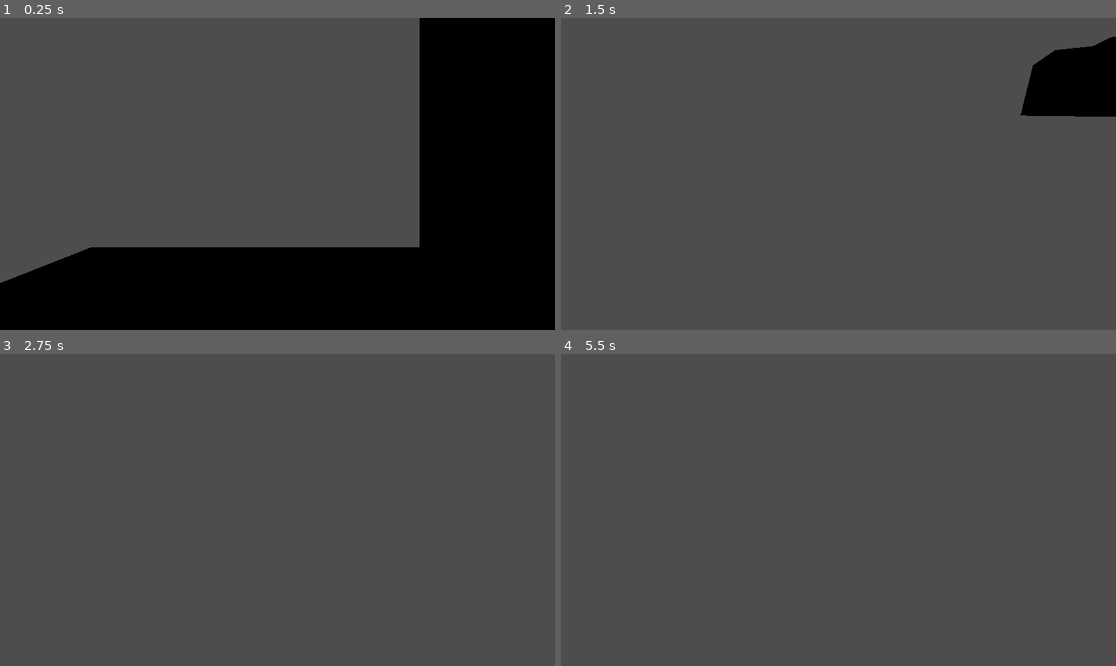
Above: before the commit, frames 1-4 (two rows, left to right).
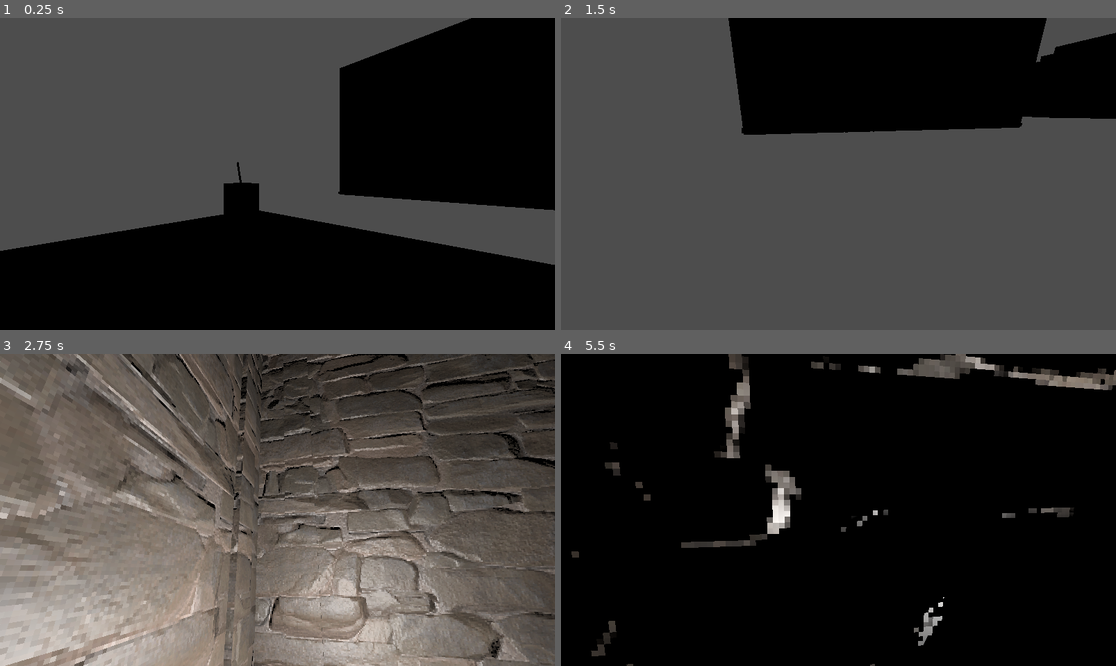
Above: after the commit, the same moments.

Repository: L-Moriniere/3D-game-test
Game: Godot game, scene res://Scenes/TestScene.tscn
The game is run twice, just before and just after one commit, with the same random seed, the same clock (stepped at 60 frames per second) and the same inputs.
Inputs (mouse positions are in pixels of both pictures, inside the frame that each line leads up to):
- Up to frame 1 (0.25 s): no input
- Up to frame 2 (1.5 s): tap Enter (ui_accept) at 0.5, 0.77 s; move the mouse to (810, 236) at 0.52 s; hold E (Interact) 0.53-1.28 s; hold W (MoveForward) from 0.53 s (still down); move the mouse to (1005, 220) at 1.27 s; tap Ctrl (Crouch) at 1.35 s
- Up to frame 3 (2.75 s): tap Enter (ui_accept) at 1.52 s; tap E (Interact) at 1.55 s; move the mouse to (111, 463) at 2.02 s; release W (MoveForward) at 2.03 s; hold A (MoveLeft) from 2.03 s (still down); hold E (Interact) from 2.03 s (still down); tap F (Flashlight) at 2.1 s
- Up to frame 4 (5.5 s): move the mouse to (866, 510) at 2.77 s; release E (Interact) at 2.78 s; tap E (Interact) at 2.85, 4.55 s; tap Enter (ui_accept) at 3.02, 3.77, 4.25, 4.52 s; move the mouse to (755, 432) at 3.52 s; release A (MoveLeft) at 3.53 s; hold S (MoveBackward) 3.53-4.28 s; hold E (Interact) 3.53-4.28 s; move the mouse to (960, 494) at 4.27 s; hold D (MoveRight) 4.28-5.03 s; tap Ctrl (Crouch) at 4.35 s; move the mouse to (727, 525) at 5.02 s; hold W (MoveForward) from 5.03 s (still down); hold E (Interact) from 5.03 s (still down); tap F (Flashlight) at 5.1 s

The runs differ from the first frame. In frame 1, 17% of the frame differs, in the area x 0-100%, y 0-85%; in frame 2, 20%; in frame 3, 71%; in frame 4, 98%, in the area x 0-100%, y 0-100%.

Commit message:
Lever + interact
Added a lever to enter the start room and interactor and interactable components

Diff:
--- a/Scenes/Character.tscn
+++ b/Scenes/Character.tscn
@@ -1,6 +1,7 @@
-[gd_scene load_steps=11 format=3 uid="uid://354ptsg0qbj3"]
+[gd_scene load_steps=13 format=3 uid="uid://354ptsg0qbj3"]
 
 [ext_resource type="Script" path="res://Scripts/Character.gd" id="1_21k54"]
+[ext_resource type="PackedScene" uid="uid://c5df0rxvm4krl" path="res://System/Interaction/PlayerInteractor.tscn" id="2_pnpyy"]
 
 [sub_resource type="CapsuleMesh" id="CapsuleMesh_dx2gn"]
 
@@ -9,6 +10,9 @@
 height = 1.14611
 
 [sub_resource type="CapsuleShape3D" id="CapsuleShape3D_15vg7"]
+
+[sub_resource type="BoxShape3D" id="BoxShape3D_h1b0o"]
+size = Vector3(1.34241, 1.96008, 1.995)
 
 [sub_resource type="Animation" id="Animation_xewc8"]
 length = 0.001
@@ -318,6 +322,14 @@
 [node name="Camera3D" type="Camera3D" parent="."]
 transform = Transform3D(1, 0, 0, 0, 1, 0, 0, 0, 1, 0, 0.633453, -0.172303)
 
+[node name="PlayerInteractor" parent="Camera3D" node_paths=PackedStringArray("player") instance=ExtResource("2_pnpyy")]
+transform = Transform3D(1, 0, 0, 0, 1, 0, 0, 0, 1, 0, -0.633453, 0.172303)
+player = NodePath("../..")
+
+[node name="CollisionShape3D" parent="Camera3D/PlayerInteractor" index="0"]
+transform = Transform3D(1, 0, 0, 0, 1, 0, 0, 0, 1, 0.03302, 0.155823, -0.497494)
+shape = SubResource("BoxShape3D_h1b0o")
+
 [node name="AnimationPlayer" type="AnimationPlayer" parent="."]
 libraries = {
 "": SubResource("AnimationLibrary_k3oe0")
@@ -327,3 +339,5 @@
 [node name="Lantern" type="OmniLight3D" parent="."]
 transform = Transform3D(1, 0, 0, 0, 1, 0, 0, 0, 1, 0.32158, 0.175313, -0.748307)
 light_energy = 0.0
+
+[editable path="Camera3D/PlayerInteractor"]
--- a/Scenes/DunGen.tscn
+++ b/Scenes/DunGen.tscn
@@ -23,7 +23,6 @@
 }
 
 [node name="DunMesh" type="Node3D" parent="."]
-transform = Transform3D(1, 0, 0, 0, 1, 0, 0, 0, 1, 0.191599, -0.234858, -0.363989)
 script = ExtResource("3_rrhih")
 grid_map_path = NodePath("../GridMap")
 
--- /dev/null
+++ b/Scenes/Lever.tscn
@@ -0,0 +1,264 @@
+[gd_scene load_steps=11 format=3 uid="uid://cfs2ucf44y5og"]
+
+[ext_resource type="Script" path="res://Scripts/lever.gd" id="1_bces0"]
+[ext_resource type="Material" uid="uid://djxm6j1cm3mhi" path="res://Models/walls.tres" id="2_l4tsv"]
+[ext_resource type="PackedScene" uid="uid://ft81uo6qvpnt" path="res://System/Interaction/Interactable.tscn" id="2_y6t4p"]
+[ext_resource type="Material" path="res://Models/floor.tres" id="3_thks4"]
+
+[sub_resource type="Animation" id="Animation_bhjq4"]
+length = 0.001
+tracks/0/type = "bezier"
+tracks/0/imported = false
+tracks/0/enabled = true
+tracks/0/path = NodePath("CSGCylinder3D:position:x")
+tracks/0/interp = 1
+tracks/0/loop_wrap = true
+tracks/0/keys = {
+"handle_modes": PackedInt32Array(0),
+"points": PackedFloat32Array(0.005, -0.25, 0, 0.25, 0),
+"times": PackedFloat32Array(0)
+}
+tracks/1/type = "bezier"
+tracks/1/imported = false
+tracks/1/enabled = true
+tracks/1/path = NodePath("CSGCylinder3D:position:y")
+tracks/1/interp = 1
+tracks/1/loop_wrap = true
+tracks/1/keys = {
+"handle_modes": PackedInt32Array(0),
+"points": PackedFloat32Array(0.35, -0.25, 0, 0.25, 0),
+"times": PackedFloat32Array(0)
+}
+tracks/2/type = "bezier"
+tracks/2/imported = false
+tracks/2/enabled = true
+tracks/2/path = NodePath("CSGCylinder3D:position:z")
+tracks/2/interp = 1
+tracks/2/loop_wrap = true
+tracks/2/keys = {
+"handle_modes": PackedInt32Array(0),
+"points": PackedFloat32Array(-0.04, -0.25, 0, 0.25, 0),
+"times": PackedFloat32Array(0)
+}
+tracks/3/type = "bezier"
+tracks/3/imported = false
+tracks/3/enabled = true
+tracks/3/path = NodePath("CSGCylinder3D:rotation:x")
+tracks/3/interp = 1
+tracks/3/loop_wrap = true
+tracks/3/keys = {
+"handle_modes": PackedInt32Array(0),
+"points": PackedFloat32Array(-0.254818, -0.25, 0, 0.25, 0),
+"times": PackedFloat32Array(0)
+}
+tracks/4/type = "bezier"
+tracks/4/imported = false
+tracks/4/enabled = true
+tracks/4/path = NodePath("CSGCylinder3D:rotation:y")
+tracks/4/interp = 1
+tracks/4/loop_wrap = true
+tracks/4/keys = {
+"handle_modes": PackedInt32Array(0),
+"points": PackedFloat32Array(0, -0.25, 0, 0.25, 0),
+"times": PackedFloat32Array(0)
+}
+tracks/5/type = "bezier"
+tracks/5/imported = false
+tracks/5/enabled = true
+tracks/5/path = NodePath("CSGCylinder3D:rotation:z")
+tracks/5/interp = 1
+tracks/5/loop_wrap = true
+tracks/5/keys = {
+"handle_modes": PackedInt32Array(0),
+"points": PackedFloat32Array(0, -0.25, 0, 0.25, 0),
+"times": PackedFloat32Array(0)
+}
+
+[sub_resource type="Animation" id="Animation_wy4qo"]
+resource_name = "action"
+length = 2.0
+tracks/0/type = "bezier"
+tracks/0/imported = false
+tracks/0/enabled = true
+tracks/0/path = NodePath("CSGCylinder3D:position:x")
+tracks/0/interp = 1
+tracks/0/loop_wrap = true
+tracks/0/keys = {
+"handle_modes": PackedInt32Array(0, 0),
+"points": PackedFloat32Array(0.005, -0.25, 0, 0.25, 0, 0.005, -0.25, 0, 0.25, 0),
+"times": PackedFloat32Array(0, 2)
+}
+tracks/1/type = "bezier"
+tracks/1/imported = false
+tracks/1/enabled = true
+tracks/1/path = NodePath("CSGCylinder3D:position:y")
+tracks/1/interp = 1
+tracks/1/loop_wrap = true
+tracks/1/keys = {
+"handle_modes": PackedInt32Array(0, 0),
+"points": PackedFloat32Array(0.35, -0.25, 0, 0.25, 0, 0.35, -0.25, 0, 0.25, 0),
+"times": PackedFloat32Array(0, 2)
+}
+tracks/2/type = "bezier"
+tracks/2/imported = false
+tracks/2/enabled = true
+tracks/2/path = NodePath("CSGCylinder3D:position:z")
+tracks/2/interp = 1
+tracks/2/loop_wrap = true
+tracks/2/keys = {
+"handle_modes": PackedInt32Array(0, 0),
+"points": PackedFloat32Array(-0.0703109, -0.25, 0, 0.25, 0, 0.07, -0.25, 0, 0.25, 0),
+"times": PackedFloat32Array(0, 2)
+}
+tracks/3/type = "bezier"
+tracks/3/imported = false
+tracks/3/enabled = true
+tracks/3/path = NodePath("CSGCylinder3D:rotation:x")
+tracks/3/interp = 1
+tracks/3/loop_wrap = true
+tracks/3/keys = {
+"handle_modes": PackedInt32Array(0, 0),
+"points": PackedFloat32Array(-0.523599, -0.25, 0, 0.25, 0, 0.523599, -0.25, 0, 0.25, 0),
+"times": PackedFloat32Array(0, 2)
+}
+tracks/4/type = "bezier"
+tracks/4/imported = false
+tracks/4/enabled = true
+tracks/4/path = NodePath("CSGCylinder3D:rotation:y")
+tracks/4/interp = 1
+tracks/4/loop_wrap = true
+tracks/4/keys = {
+"handle_modes": PackedInt32Array(0, 0),
+"points": PackedFloat32Array(0, -0.25, 0, 0.25, 0, 0, -0.25, 0, 0.25, 0),
+"times": PackedFloat32Array(0, 2)
+}
+tracks/5/type = "bezier"
+tracks/5/imported = false
+tracks/5/enabled = true
+tracks/5/path = NodePath("CSGCylinder3D:rotation:z")
+tracks/5/interp = 1
+tracks/5/loop_wrap = true
+tracks/5/keys = {
+"handle_modes": PackedInt32Array(0, 0),
+"points": PackedFloat32Array(0, -0.25, 0, 0.25, 0, 0, -0.25, 0, 0.25, 0),
+"times": PackedFloat32Array(0, 2)
+}
+
+[sub_resource type="Animation" id="Animation_d4d7b"]
+resource_name = "back_to_default"
+length = 2.0
+tracks/0/type = "bezier"
+tracks/0/imported = false
+tracks/0/enabled = true
+tracks/0/path = NodePath("CSGCylinder3D:position:x")
+tracks/0/interp = 1
+tracks/0/loop_wrap = true
+tracks/0/keys = {
+"handle_modes": PackedInt32Array(0, 0),
+"points": PackedFloat32Array(0.005, -0.25, 0, 0.25, 0, 0.005, -0.25, 0, 0.25, 0),
+"times": PackedFloat32Array(0, 2)
+}
+tracks/1/type = "bezier"
+tracks/1/imported = false
+tracks/1/enabled = true
+tracks/1/path = NodePath("CSGCylinder3D:position:y")
+tracks/1/interp = 1
+tracks/1/loop_wrap = true
+tracks/1/keys = {
+"handle_modes": PackedInt32Array(0, 0),
+"points": PackedFloat32Array(0.35, -0.25, 0, 0.25, 0, 0.35, -0.25, 0, 0.25, 0),
+"times": PackedFloat32Array(0, 2)
+}
+tracks/2/type = "bezier"
+tracks/2/imported = false
+tracks/2/enabled = true
+tracks/2/path = NodePath("CSGCylinder3D:position:z")
+tracks/2/interp = 1
+tracks/2/loop_wrap = true
+tracks/2/keys = {
+"handle_modes": PackedInt32Array(0, 0),
+"points": PackedFloat32Array(0.07, -0.25, 0, 0.25, 0, -0.0703109, -0.25, 0, 0.25, 0),
+"times": PackedFloat32Array(0, 2)
+}
+tracks/3/type = "bezier"
+tracks/3/imported = false
+tracks/3/enabled = true
+tracks/3/path = NodePath("CSGCylinder3D:rotation:x")
+tracks/3/interp = 1
+tracks/3/loop_wrap = true
+tracks/3/keys = {
+"handle_modes": PackedInt32Array(0, 0),
+"points": PackedFloat32Array(0.523599, -0.25, 0, 0.25, 0, -0.523599, -0.25, 0, 0.25, 0),
+"times": PackedFloat32Array(0, 2)
+}
+tracks/4/type = "bezier"
+tracks/4/imported = false
+tracks/4/enabled = true
+tracks/4/path = NodePath("CSGCylinder3D:rotation:y")
+tracks/4/interp = 1
+tracks/4/loop_wrap = true
+tracks/4/keys = {
+"handle_modes": PackedInt32Array(0, 0),
+"points": PackedFloat32Array(0, -0.25, 0, 0.25, 0, 0, -0.25, 0, 0.25, 0),
+"times": PackedFloat32Array(0, 2)
+}
+tracks/5/type = "bezier"
+tracks/5/imported = false
+tracks/5/enabled = true
+tracks/5/path = NodePath("CSGCylinder3D:rotation:z")
+tracks/5/interp = 1
+tracks/5/loop_wrap = true
+tracks/5/keys = {
+"handle_modes": PackedInt32Array(0, 0),
+"points": PackedFloat32Array(0, -0.25, 0, 0.25, 0, 0, -0.25, 0, 0.25, 0),
+"times": PackedFloat32Array(0, 2)
+}
+
+[sub_resource type="AnimationLibrary" id="AnimationLibrary_4nru4"]
+_data = {
+"RESET": SubResource("Animation_bhjq4"),
+"action": SubResource("Animation_wy4qo"),
+"back_to_default": SubResource("Animation_d4d7b")
+}
+
+[sub_resource type="BoxShape3D" id="BoxShape3D_y28h7"]
+size = Vector3(0.337341, 0.861206, 0.308184)
+
+[sub_resource type="BoxShape3D" id="BoxShape3D_o0hh3"]
+size = Vector3(0.337341, 0.925232, 0.550313)
+
+[node name="Lever" type="Area3D"]
+collision_layer = 4
+collision_mask = 0
+script = ExtResource("1_bces0")
+
+[node name="CSGBox3D" type="CSGBox3D" parent="."]
+size = Vector3(0.270996, 0.516724, 0.28418)
+material = ExtResource("2_l4tsv")
+
+[node name="CSGCylinder3D" type="CSGCylinder3D" parent="."]
+transform = Transform3D(1, 0, 0, 0, 0.967709, 0.252069, 0, -0.252069, 0.967709, 0.005, 0.35, -0.04)
+radius = 0.0113224
+height = 0.30072
+material = ExtResource("3_thks4")
+
+[node name="AnimationPlayer" type="AnimationPlayer" parent="."]
+libraries = {
+"": SubResource("AnimationLibrary_4nru4")
+}
+
+[node name="CollisionShape3D" type="CollisionShape3D" parent="."]
+transform = Transform3D(1, 0, 0, 0, 1, 0, 0, 0, 1, 0.00834608, 0.14364, 0.0114069)
+shape = SubResource("BoxShape3D_y28h7")
+
+[node name="Interactable" parent="." instance=ExtResource("2_y6t4p")]
+
+[node name="CollisionShape3D" parent="Interactable" index="0"]
+transform = Transform3D(1, 0, 0, 0, 1, 0, 0, 0, 1, 0.00834608, 0.175653, -0.0158879)
+shape = SubResource("BoxShape3D_o0hh3")
+
+[connection signal="focused" from="Interactable" to="." method="_on_interactable_focused"]
+[connection signal="interacted" from="Interactable" to="." method="_on_interactable_interacted"]
+[connection signal="unfocused" from="Interactable" to="." method="_on_interactable_unfocused"]
+
+[editable path="Interactable"]
--- a/Scenes/TestScene.tscn
+++ b/Scenes/TestScene.tscn
@@ -1,19 +1,26 @@
-[gd_scene load_steps=3 format=3 uid="uid://fofl1tdnkg5v"]
+[gd_scene load_steps=4 format=3 uid="uid://fofl1tdnkg5v"]
 
 [ext_resource type="PackedScene" uid="uid://354ptsg0qbj3" path="res://Scenes/Character.tscn" id="1_6jls4"]
 [ext_resource type="PackedScene" uid="uid://bc3is17pn416" path="res://Scenes/DunGen.tscn" id="2_upgan"]
+[ext_resource type="PackedScene" uid="uid://cfs2ucf44y5og" path="res://Scenes/Lever.tscn" id="3_8212w"]
 
 [node name="Node3D" type="Node3D"]
 
 [node name="DunGen" parent="." instance=ExtResource("2_upgan")]
+transform = Transform3D(1, 0, 0, 0, 1, 0, 0, 0, 1, 2.28396, -0.0487952, 0.0359819)
 border_size = 15
 room_number = 3
 max_room_size = 4
 
 [node name="Character" parent="." instance=ExtResource("1_6jls4")]
-transform = Transform3D(0.3, 0, 0, 0, 0.3, 0, 0, 0, 0.3, -0.769971, 0.39875, 1.06669)
+transform = Transform3D(0.205643, 0, -0.218429, 0, 0.3, 0, 0.218429, 0, 0.205643, -1.41111, 0.169742, 1.88217)
 
 [node name="CSGBox3D" type="CSGBox3D" parent="."]
 transform = Transform3D(1, 0, 0, 0, 1, 0, 0, 0, 1, -0.776123, -0.240246, 1.12633)
 use_collision = true
 size = Vector3(2.55225, 0.198364, 3.03101)
+
+[node name="Lever" parent="." instance=ExtResource("3_8212w")]
+
+[node name="PositionPlayerEnter" type="Node3D" parent="."]
+transform = Transform3D(1, 0, 0, 0, 1, 0, 0, 0, 1, 2.55113, 0.100908, 1.52819)
--- a/Scripts/Character.gd
+++ b/Scripts/Character.gd
@@ -1,7 +1,7 @@
 extends CharacterBody3D
 
 
-const SPEED = 5.0
+const SPEED = 3.0
 const  CROUCH_SPEED = 2.0
 const JUMP_VELOCITY = 4.5
 @export var sensitivity = 3
--- /dev/null
+++ b/Scripts/lever.gd
@@ -0,0 +1,33 @@
+extends Area3D
+
+var is_actionned : bool = false
+@onready var player : CharacterBody3D = $"../Character"
+@onready var start_position : Node3D = $"../PositionPlayerEnter"
+
+# Called when the node enters the scene tree for the first time.
+func _ready():
+	pass # Replace with function body.
+
+
+# Called every frame. 'delta' is the elapsed time since the previous frame.
+func _process(delta):
+	pass
+
+
+
+func _on_interactable_focused(interactor):
+	pass
+
+func _on_interactable_interacted(interactor):
+	if !is_actionned:
+		$AnimationPlayer.play("action")
+		is_actionned = true
+		await get_tree().create_timer(1).timeout
+		player.global_position = start_position.global_position
+
+
+
+func _on_interactable_unfocused(interactor):
+	if is_actionned:
+		$AnimationPlayer.play("back_to_default")
+		is_actionned = false
--- /dev/null
+++ b/System/Interaction/Interactable.gd
@@ -0,0 +1,14 @@
+extends Area3D
+
+class_name Interactable
+
+#Pas oublier de mettre box unique
+
+#Emis quand un Interactor regarde
+signal focused(interactor : Interactor)
+
+#Emis quand un Interactor ne regarde plus
+signal unfocused(interactor : Interactor)
+
+#Emis quand un Interactor interagit
+signal interacted(interactor : Interactor)
--- /dev/null
+++ b/System/Interaction/Interactable.tscn
@@ -0,0 +1,13 @@
+[gd_scene load_steps=3 format=3 uid="uid://ft81uo6qvpnt"]
+
+[ext_resource type="Script" path="res://System/Interaction/Interactable.gd" id="1_3xf0d"]
+
+[sub_resource type="BoxShape3D" id="BoxShape3D_6r1e8"]
+
+[node name="Interactable" type="Area3D"]
+collision_layer = 4
+collision_mask = 0
+script = ExtResource("1_3xf0d")
+
+[node name="CollisionShape3D" type="CollisionShape3D" parent="."]
+shape = SubResource("BoxShape3D_6r1e8")
--- /dev/null
+++ b/System/Interaction/Interactor.gd
@@ -0,0 +1,31 @@
+extends Area3D
+
+class_name Interactor
+
+var controller : Node3D
+
+
+func interact(interactable : Interactable) -> void:
+	interactable.interacted.emit(self)
+
+func focus(interactable : Interactable) -> void:
+	interactable.focused.emit(self)
+
+func unfocus(interactable : Interactable) -> void:
+	interactable.unfocused.emit(self)
+
+func get_closest_interactable() -> Interactable:
+	var list : Array[Area3D] = get_overlapping_areas()
+	var distance : float
+	var closest_distance : float = INF
+	var closest : Interactable = null
+
+	for interactable in list:
+		distance = interactable.global_position.distance_to(global_position)
+
+		#mettre le premier interactable dans la liste comme le plus proche
+		if distance < closest_distance:
+			closest = interactable as Interactable
+			closest_distance = distance
+
+	return closest
--- /dev/null
+++ b/System/Interaction/Interactor.tscn
@@ -0,0 +1,13 @@
+[gd_scene load_steps=3 format=3 uid="uid://cvt05hpwnypdm"]
+
+[ext_resource type="Script" path="res://System/Interaction/Interactor.gd" id="1_xvv54"]
+
+[sub_resource type="BoxShape3D" id="BoxShape3D_r8l6b"]
+
+[node name="Interactor" type="Area3D"]
+collision_layer = 0
+collision_mask = 4
+script = ExtResource("1_xvv54")
+
+[node name="CollisionShape3D" type="CollisionShape3D" parent="."]
+shape = SubResource("BoxShape3D_r8l6b")
--- /dev/null
+++ b/System/Interaction/PlayerInteractor.gd
@@ -0,0 +1,30 @@
+extends Interactor
+
+@export var player : CharacterBody3D
+
+var cached_closest : Interactable
+
+func _ready():
+	controller = player
+
+func _physics_process(delta):
+	var new_closest : Interactable = get_closest_interactable()
+	if new_closest != cached_closest:
+		if is_instance_valid(cached_closest):
+			unfocus(cached_closest)
+		if new_closest:
+			focus(new_closest)
+		cached_closest = new_closest
+
+func _input(event):
+	if event.is_action_pressed("Interact"):
+		print(cached_closest)
+		if cached_closest:
+			interact(cached_closest)
+
+
+
+
+func _on_area_exited(area):
+	if cached_closest == area:
+		unfocus(area)
--- /dev/null
+++ b/System/Interaction/PlayerInteractor.tscn
@@ -0,0 +1,9 @@
+[gd_scene load_steps=3 format=3 uid="uid://c5df0rxvm4krl"]
+
+[ext_resource type="PackedScene" uid="uid://cvt05hpwnypdm" path="res://System/Interaction/Interactor.tscn" id="1_1kak6"]
+[ext_resource type="Script" path="res://System/Interaction/PlayerInteractor.gd" id="2_ml037"]
+
+[node name="PlayerInteractor" instance=ExtResource("1_1kak6")]
+script = ExtResource("2_ml037")
+
+[connection signal="area_exited" from="." to="." method="_on_area_exited"]
--- a/project.godot
+++ b/project.godot
@@ -52,3 +52,9 @@
 "events": [Object(InputEventKey,"resource_local_to_scene":false,"resource_name":"","device":-1,"window_id":0,"alt_press …(182 unchanged characters)…
 ]
 }
+
+[layer_names]
+
+3d_physics/layer_1="world"
+3d_physics/layer_2="player"
+3d_physics/layer_3="interactable"
